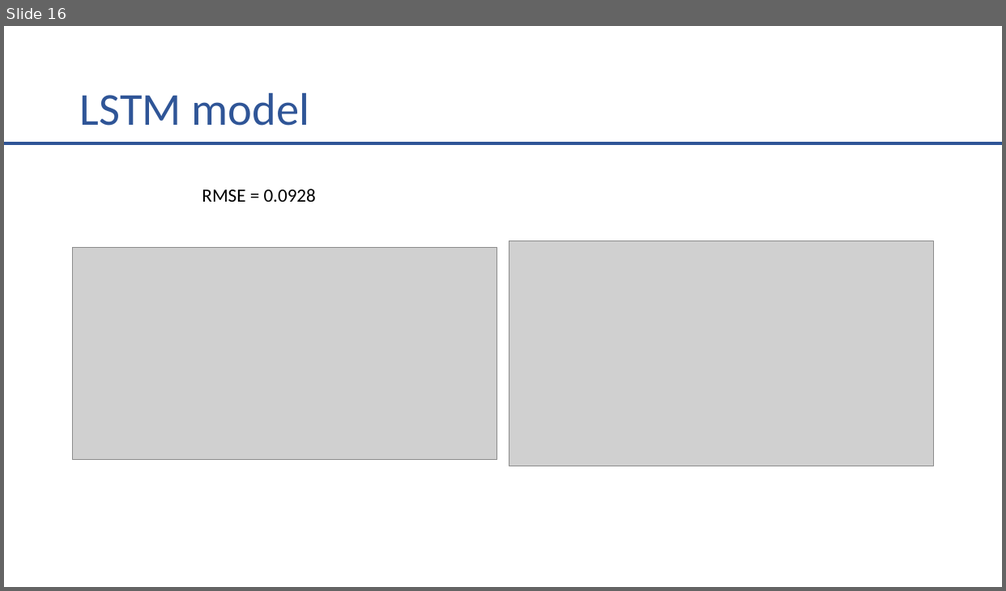
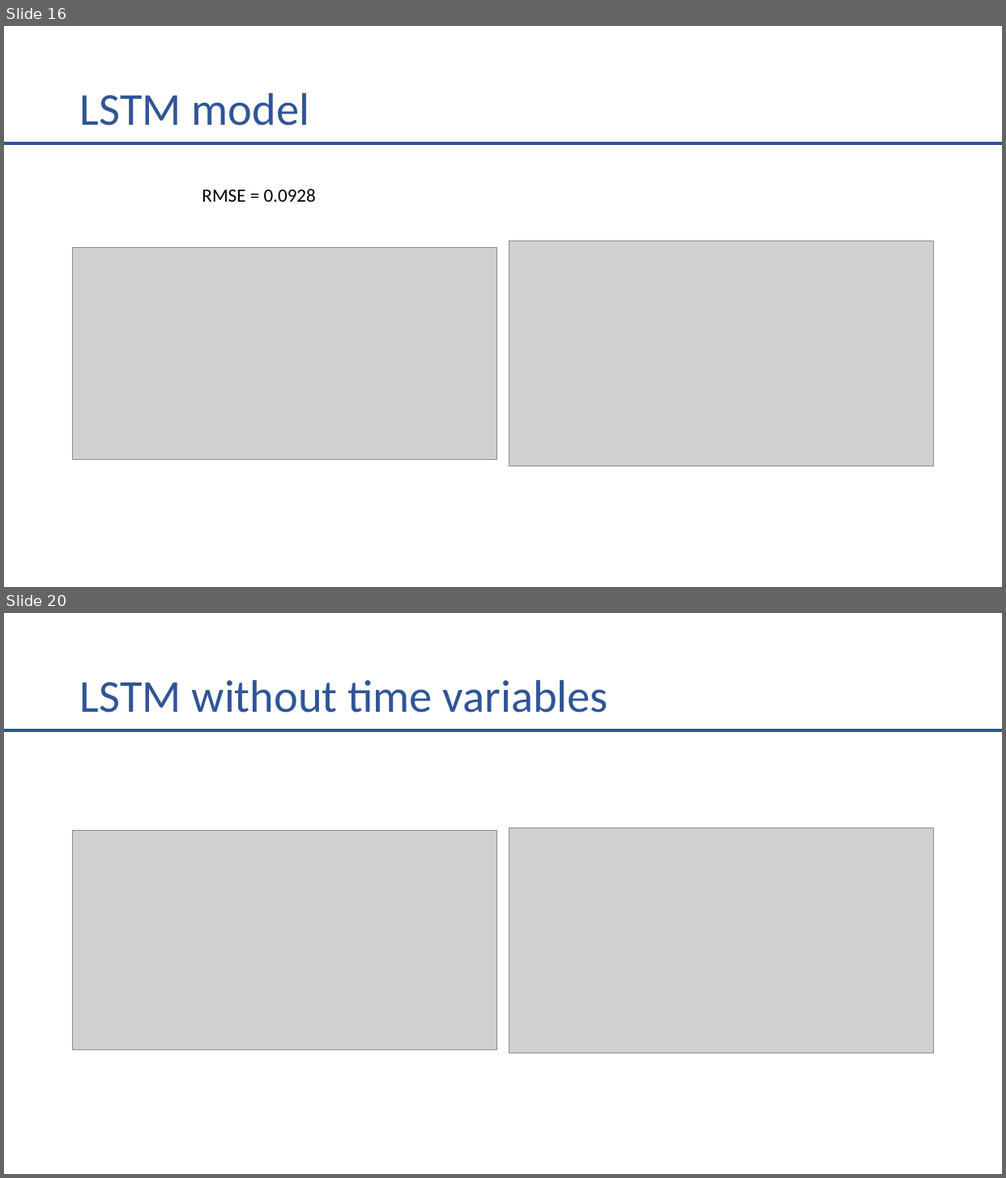
Before and after one commit to Rorjh/wind_forecasting, a slide deck: prezentacja_progres.pptx. Shown one above the other, each under a label of ours: slide 16 before the commit, slides 16 and 20 after it; the slides between them are not shown. The pictures are 1006x591 and 1006x1178 pixels, drawn with LibreOffice and Linux fonts; fonts in the diff are those of the drawing; grey boxes stand for pictures. Boxes give left, top, right and bottom in pixels: in the first picture for what was removed or moved away, otherwise in the second. Text is boxed around its words. In the diff, an @@ line names an element or a change of style, - is before the commit and + after.

```diff
--- a/prezentacja_progres.pptx
+++ b/prezentacja_progres.pptx
@@ slide 20 added at (x1=4, y1=613, x2=1002, y2=1174), background #FFFFFF @@
@@ title added at (x1=80, y1=679, x2=608, y2=713), 44 pt, text #2F5597 @@
+LSTM without time variables
@@ line added from (4, 730) to (1002, 730), #2F5597 3 pt @@
@@ picture added at (x1=73, y1=831, x2=497, y2=1051) @@
@@ picture added at (x1=509, y1=828, x2=934, y2=1053) @@
```
Also in this commit, not shown: 3 other slides added, 4 other files.
